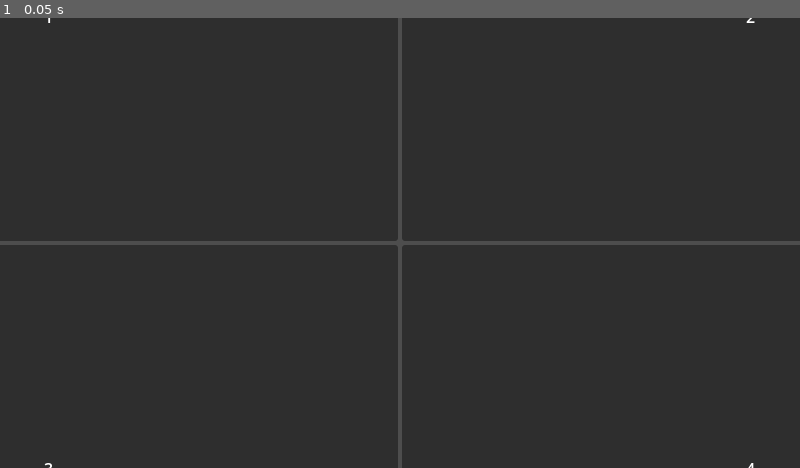
Above: before the commit, frame 1.
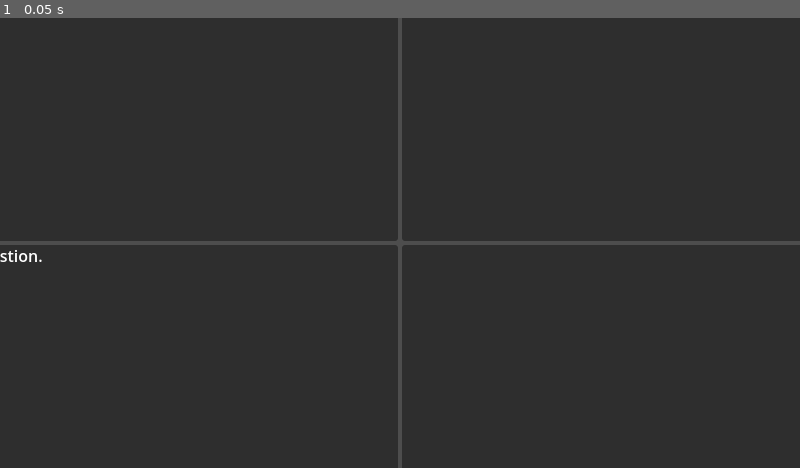
Above: after the commit, the same moment.

Repository: EZPK/GodotAI
Game: Godot game, scene res://scenes/ChatScene.tscn
Same seed, same stepped clock (60 frames per second), same inputs: the game is played once before the commit and once after it.
Inputs:
- Up to frame 1 (0.05 s): no input

The runs differ from the first frame. In frame 1, less than 0.1% of the frame differs, in the area x 0-95%, y 0-100%.

Commit message:
Chatbot in BottomLeft pannel

Diff:
--- a/godot/scenes/ChatScene.tscn
+++ b/godot/scenes/ChatScene.tscn
@@ -1,4 +1,6 @@
-[gd_scene format=3 uid="uid://fmp7w11iml4v"]
+[gd_scene load_steps=2 format=3 uid="uid://fmp7w11iml4v"]
+
+[ext_resource type="Script" uid="uid://cpdxyombccwmh" path="res://scripts/ChatUI.gd" id="1_td7ck"]
 
 [node name="Main" type="Control"]
 custom_minimum_size = Vector2(1400, 900)
@@ -10,6 +12,7 @@
 grow_vertical = 2
 size_flags_horizontal = 3
 size_flags_vertical = 3
+script = ExtResource("1_td7ck")
 
 [node name="GridContainer" type="GridContainer" parent="."]
 layout_mode = 0
@@ -27,13 +30,8 @@
 
 [node name="TopLeftLabel" type="Label" parent="GridContainer/TopLeft"]
 layout_mode = 0
-anchor_right = 1.0
-anchor_bottom = 1.0
-size_flags_horizontal = 3
-size_flags_vertical = 3
-text = "1"
-horizontal_alignment = 1
-vertical_alignment = 1
+offset_right = 1.0
+offset_bottom = 23.0
 
 [node name="TopRight" type="Panel" parent="GridContainer"]
 custom_minimum_size = Vector2(600, 400)
@@ -43,13 +41,9 @@
 
 [node name="TopRightLabel" type="Label" parent="GridContainer/TopRight"]
 layout_mode = 0
-anchor_right = 1.0
-anchor_bottom = 1.0
-size_flags_horizontal = 3
-size_flags_vertical = 3
-text = "2"
-horizontal_alignment = 1
-vertical_alignment = 1
+offset_left = -702.0
+offset_right = -701.0
+offset_bottom = 23.0
 
 [node name="BottomLeft" type="Panel" parent="GridContainer"]
 custom_minimum_size = Vector2(600, 400)
@@ -57,15 +51,41 @@
 size_flags_horizontal = 3
 size_flags_vertical = 3
 
-[node name="BottomLeftLabel" type="Label" parent="GridContainer/BottomLeft"]
-layout_mode = 0
-anchor_right = 1.0
-anchor_bottom = 1.0
+[node name="BoxContainer" type="VBoxContainer" parent="GridContainer/BottomLeft"]
+layout_mode = 1
+anchors_preset = 4
+anchor_top = 0.5
+anchor_bottom = 0.5
+offset_top = -225.0
+offset_right = 699.0
+offset_bottom = 222.0
+grow_vertical = 2
 size_flags_horizontal = 3
 size_flags_vertical = 3
-text = "3"
-horizontal_alignment = 1
-vertical_alignment = 1
+
+[node name="ChatHistory" type="RichTextLabel" parent="GridContainer/BottomLeft/BoxContainer"]
+custom_minimum_size = Vector2(0, 200)
+layout_mode = 2
+size_flags_horizontal = 3
+size_flags_vertical = 3
+scroll_following = true
+autowrap_mode = 2
+
+[node name="HBoxContainer" type="HBoxContainer" parent="GridContainer/BottomLeft/BoxContainer"]
+layout_mode = 2
+size_flags_horizontal = 3
+
+[node name="InputBox" type="LineEdit" parent="GridContainer/BottomLeft/BoxContainer/HBoxContainer"]
+custom_minimum_size = Vector2(0, 40)
+layout_mode = 2
+size_flags_horizontal = 3
+placeholder_text = "Votre message..."
+
+[node name="SendButton" type="Button" parent="GridContainer/BottomLeft/BoxContainer/HBoxContainer"]
+custom_minimum_size = Vector2(100, 40)
+layout_mode = 2
+size_flags_horizontal = 3
+text = "Envoyer"
 
 [node name="BottomRight" type="Panel" parent="GridContainer"]
 custom_minimum_size = Vector2(600, 400)
@@ -75,10 +95,5 @@
 
 [node name="BottomRightLabel" type="Label" parent="GridContainer/BottomRight"]
 layout_mode = 0
-anchor_right = 1.0
-anchor_bottom = 1.0
-size_flags_horizontal = 3
-size_flags_vertical = 3
-text = "4"
-horizontal_alignment = 1
-vertical_alignment = 1
+offset_right = 1.0
+offset_bottom = 23.0
--- a/godot/scripts/ChatUI.gd
+++ b/godot/scripts/ChatUI.gd
@@ -1,17 +1,25 @@
 extends Control
 
-# Script pour une interface de chat simple avec le LLM
-@onready var chat_history: RichTextLabel = $BottomLeft/VBoxContainer/ChatHistory
-@onready var input_box: LineEdit = $BottomLeft/VBoxContainer/HBoxContainer/InputBox
-@onready var send_button: Button = $BottomLeft/VBoxContainer/HBoxContainer/SendButton
+@onready var chat_history: RichTextLabel = $GridContainer/BottomLeft/BoxContainer/ChatHistory
+@onready var input_box: LineEdit = $GridContainer/BottomLeft/BoxContainer/HBoxContainer/InputBox
+@onready var send_button: Button = $GridContainer/BottomLeft/BoxContainer/HBoxContainer/SendButton
 
-var conversation: Array = []
 var http := HTTPRequest.new()
-var is_waiting := false
+var stream_timer := Timer.new()
+var stream_buffer := ""
+var stream_lines := []
+var line_index := 0
+var is_streaming := false
 
 func _ready():
+	print_tree_pretty()
 	add_child(http)
+	add_child(stream_timer)
+	stream_timer.one_shot = false
+	stream_timer.wait_time = 0.05
+	stream_timer.timeout.connect(_on_stream_timer_timeout)
 	http.request_completed.connect(_on_result)
+
 	if is_instance_valid(input_box):
 		input_box.text_submitted.connect(_on_send_pressed)
 	else:
@@ -27,58 +35,61 @@
 		printerr("[ChatUI] chat_history n'est pas instancié !")
 
 func _on_send_pressed(_event: Variant = null):
-	if is_waiting or input_box.text.strip_edges() == "":
+	if is_streaming or input_box.text.strip_edges() == "":
 		return
 	var user_message = input_box.text.strip_edges()
 	_append_message("Vous", user_message)
-	conversation.append({"role": "user", "content": user_message})
 	input_box.text = ""
-	is_waiting = true
 	_send_to_llm(user_message)
 
-func _send_to_llm(_message: String):
+func _send_to_llm(message: String):
 	var url := "http://localhost:11434/api/generate"
-	var prompt := _build_prompt()
 	var body := {
 		"model": "god:latest",
-		"prompt": prompt,
-		"stream": false,
-		"num_predict": 64,
-		"temperature": 0.2
+		"prompt": message,
+		"stream": true,
+		"num_predict": 128
 	}
 	var headers := ["Content-Type: application/json"]
 	var err := http.request(url, headers, HTTPClient.METHOD_POST, JSON.stringify(body))
 	if err != OK:
 		_append_message("Assistant", "[Erreur réseau]")
-		is_waiting = false
-
-func _build_prompt() -> String:
-	# Concatène l'historique pour donner du contexte au LLM
-	var prompt = ""
-	for msg in conversation:
-		if msg.role == "user":
-			prompt += "Utilisateur: %s\n" % msg.content
-		else:
-			prompt += "Assistant: %s\n" % msg.content
-	prompt += "Assistant: "
-	return prompt
+	else:
+		stream_buffer = ""
+		stream_lines.clear()
+		line_index = 0
+		is_streaming = true
 
 func _on_result(_result, _code, _headers, body):
-	is_waiting = false
-	var all_text: String = body.get_string_from_utf8()
-	var response := ""
-	for line in all_text.split("\n"):
-		line = line.strip_edges()
-		if line == "":
-			continue
-		var json := JSON.new()
-		if json.parse(line) == OK:
-			response += str(json.data.get("response", ""))
-	if response.strip_edges() == "":
-		response = "[Aucune réponse du LLM]"
-	_append_message("Assistant", response)
-	conversation.append({"role": "assistant", "content": response})
+	stream_buffer = body.get_string_from_utf8()
+	stream_lines = stream_buffer.split("\n")
+	line_index = 0
+	stream_timer.start()
+
+func _on_stream_timer_timeout():
+	if line_index >= stream_lines.size():
+		stream_timer.stop()
+		is_streaming = false
+		_append_message("Assistant", chat_history.text.split("Assistant: ")[-1])
+		return
+
+	var line = stream_lines[line_index].strip_edges()
+	line_index += 1
+	if line == "":
+		return
+
+	var json := JSON.new()
+	if json.parse(line) == OK:
+		var token := str(json.data.get("response", ""))
+		if is_instance_valid(chat_history):
+			var current = chat_history.text.split("Assistant: ")[-1]
+			chat_history.text = _format_chat("Assistant", current + token)
+	else:
+		printerr("Erreur parsing ligne: ", line)
 
 func _append_message(who: String, msg: String):
 	chat_history.append_text("%s: %s\n" % [who, msg])
 	chat_history.scroll_to_line(chat_history.get_line_count())
+
+func _format_chat(who: String, msg: String) -> String:
+	return "%s: %s" % [who, msg]
